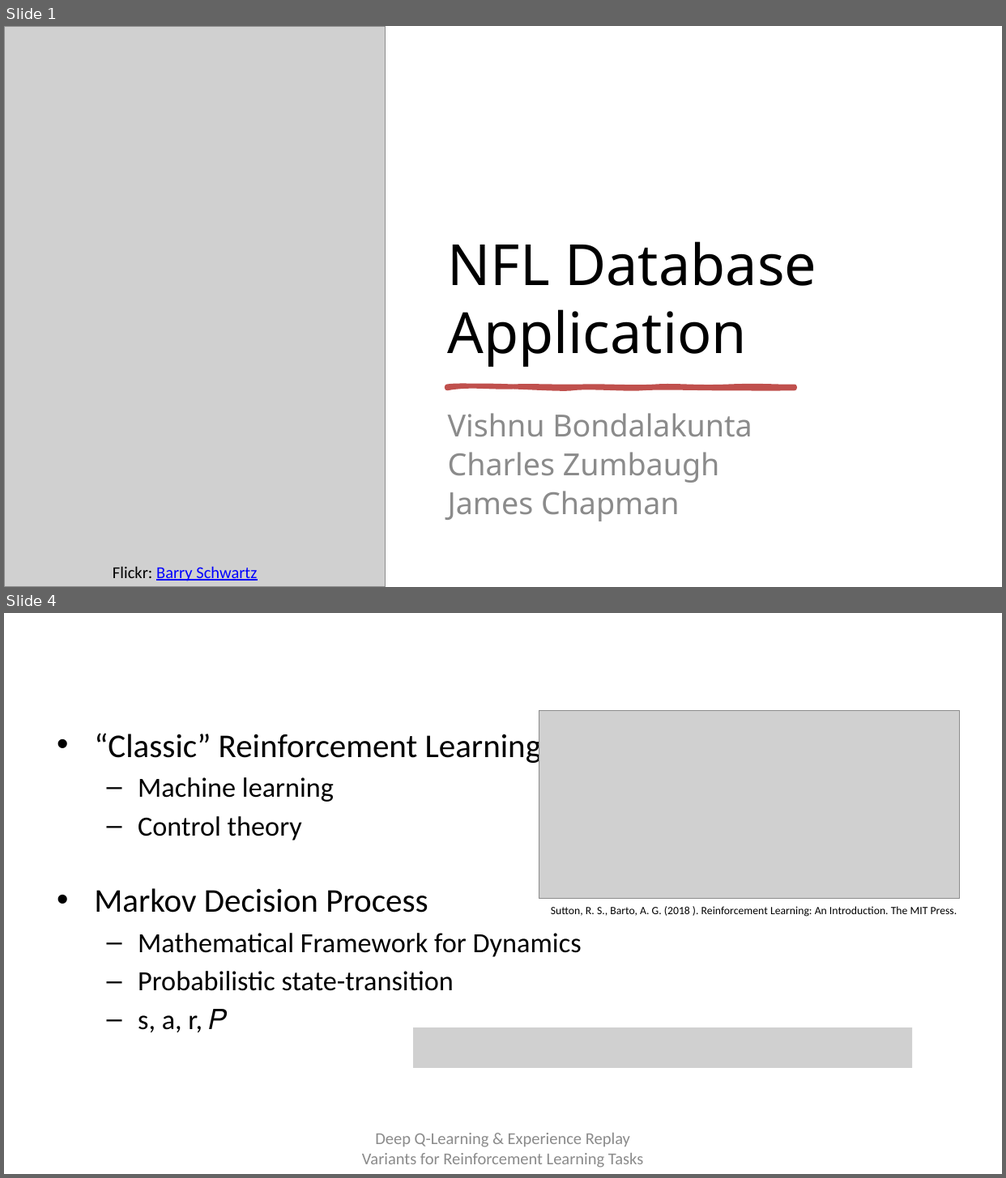
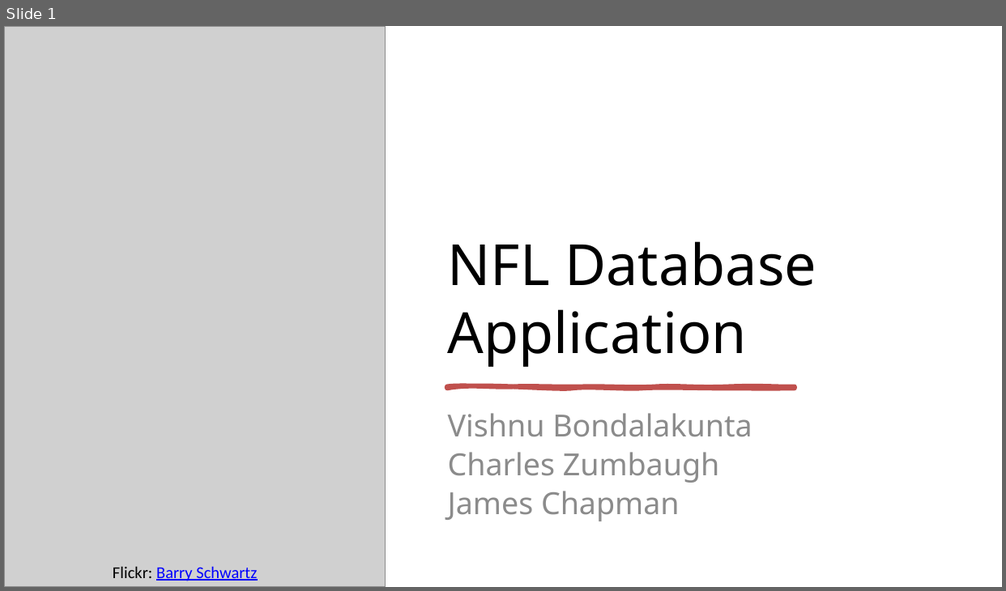
Before and after one commit to JamesChapmanNV/NFL_Database_App, a slide deck: docs/Project Presentation/NFL_Database_Presentation.pptx. Shown one above the other, each under a label of ours: slides 1 and 4 before the commit, slide 1 after it; the slides between them are not shown. The pictures are 1006x1178 and 1006x591 pixels, drawn with LibreOffice and Linux fonts; fonts in the diff are those of the drawing; grey boxes stand for pictures; background and template pictures are left out. Boxes give left, top, right and bottom in pixels: in the first picture for what was removed or moved away, otherwise in the second. Text is boxed around its words. In the diff, an @@ line names an element or a change of style, - is before the commit and + after.

```diff
--- a/docs/Project Presentation/NFL_Database_Presentation.pptx
+++ b/docs/Project Presentation/NFL_Database_Presentation.pptx
@@ slide 4 removed at bbox=[4, 613, 1002, 1174], background picture (left out) @@
@@ text removed at bbox=[94, 733, 582, 1033] @@
-• “Classic” Reinforcement Learning
-  – Machine learning
-  – Control theory
-• Markov Decision Process
-  – Mathematical Framework for Dynamics
-  – Probabilistic state-transition
-  – s, a, r, 𝑃
@@ title removed at bbox=[219, 730, 541, 765] @@
-Background - Reinforcement Learning (1 of 4)
@@ picture removed at bbox=[539, 711, 959, 898] @@
@@ text removed at bbox=[551, 906, 957, 917] @@
-Sutton, R. S., Barto, A. G. (2018 ). Reinforcement Learning: An Introduction. The MIT Press.
@@ picture removed at bbox=[413, 1029, 912, 1068] @@
@@ text removed at bbox=[362, 1133, 643, 1168] @@
-Deep Q-Learning & Experience Replay Variants for Reinforcement Learning Tasks
@@ page number removed at bbox=[719, 1133, 952, 1163] @@
-4
```
Also in this commit, not shown: 1 slide changed, 5 slides added, 1 other slide removed.
